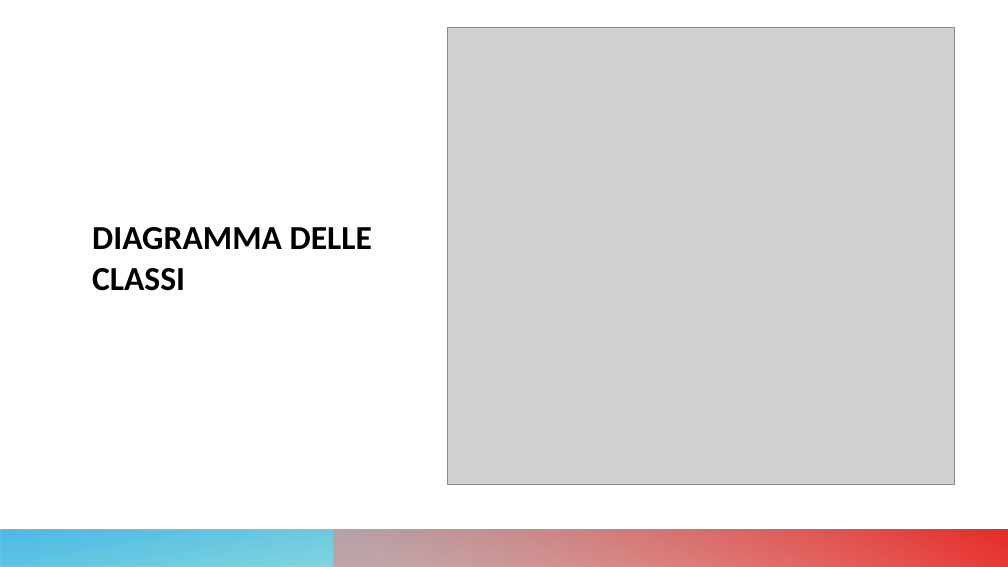
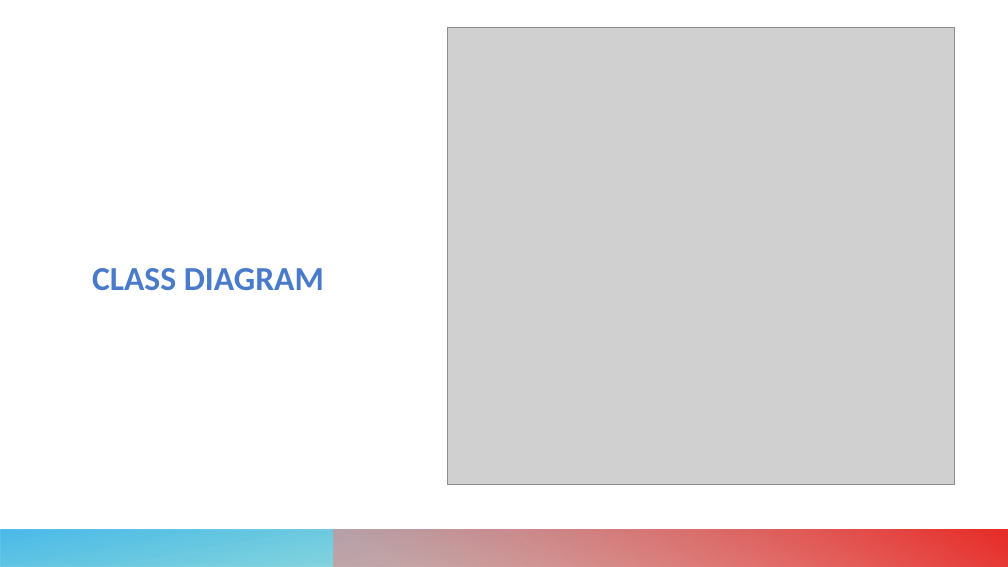
Before and after one commit to giuseppefrusso/Team8SE, a slide deck: slide 8 of Team 8 finale.pptx. Drawn at 1008x567 pixels with LibreOffice and Linux fonts; fonts in the diff are those of the drawing; grey boxes stand for pictures. Boxes give left, top, right and bottom in pixels: in the first picture for what was removed or moved away, otherwise in the second. Text is boxed around its words. In the diff, an @@ line names an element or a change of style, - is before the commit and + after.

```diff
--- a/Team 8 finale.pptx
+++ b/Team 8 finale.pptx
@@ title at <box>92,268,324,290</box>: text changed; text colour #000000 to #4A7BCB @@
-DIAGRAMMA DELLE CLASSI
+CLASS DIAGRAM
```
Also in this commit, not shown: 6 other slides changed, 1 slide added, 1 slide removed.
